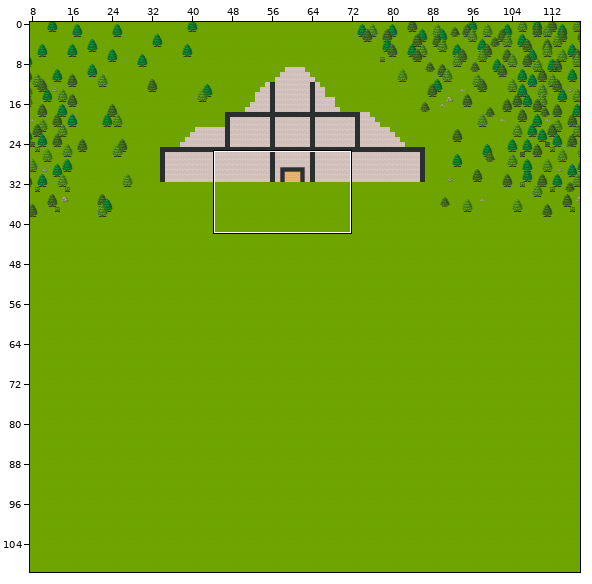
Tiled map (JSON): danone-flat.tmj. Above, an overview of the earlier version with the close-up marked.
Close-up. Before:
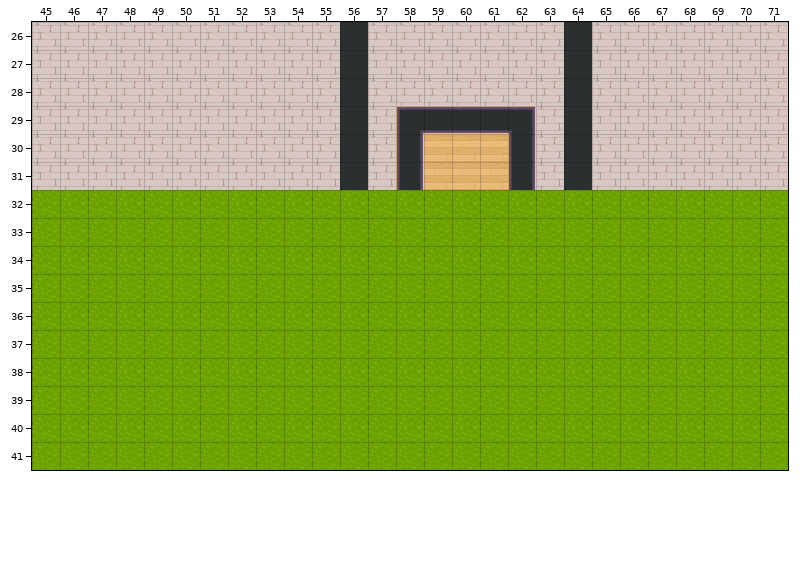
Cells are 32x32 px. Shown: x 45..71, y 26..41. The commit also changed other parts of the map, which this record leaves out. Not drawn, because the pictures are missing: unchanged layers "Above/above4", "Above/above5", "Ground/street", "Wall/Building", "Wall/Window".
After:
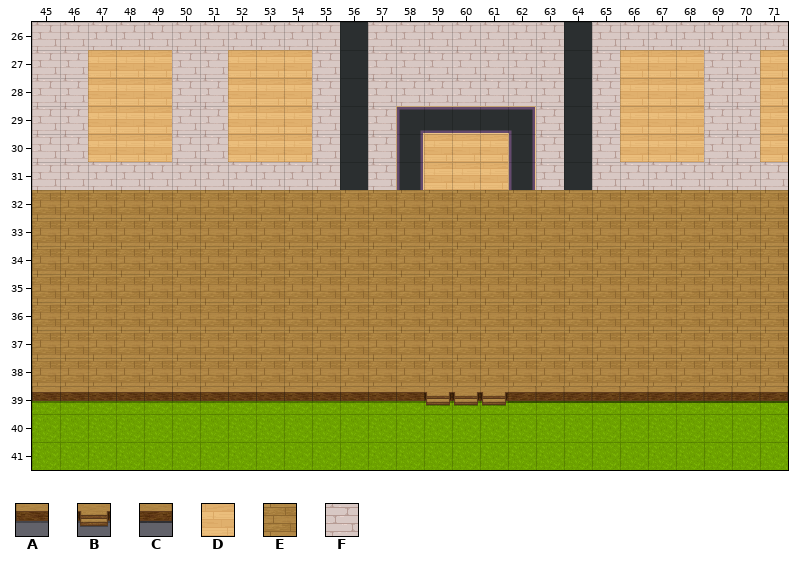
Key: from "Furniture1": A 112, B 113, C 114; from "builder": D 170, E 375, F 393.
_ is an empty cell, . an unchanged one.
From old to new:
--- layer "Ground/Up Ground"
@@ x 45..71 @@
-32 ___________________________
-33 ___________________________
-34 ___________________________
-35 ___________________________
-36 ___________________________
-37 ___________________________
-38 ___________________________
-39 ___________________________
+32 EEEEEEEEEEEEEEEEEEEEEEEEEEE
+33 EEEEEEEEEEEEEEEEEEEEEEEEEEE
+34 EEEEEEEEEEEEEEEEEEEEEEEEEEE
+35 EEEEEEEEEEEEEEEEEEEEEEEEEEE
+36 EEEEEEEEEEEEEEEEEEEEEEEEEEE
+37 EEEEEEEEEEEEEEEEEEEEEEEEEEE
+38 EEEEEEEEEEEEEEEEEEEEEEEEEEE
+39 AAAAAAAAAAAAAABBBCCCCCCCCCC
--- layer "Wall/Wall"
@@ x 47..71 @@
-27 FFF..FFF...........FFF..F
-28 FFF..FFF...........FFF..F
-29 FFF..FFF...........FFF..F
-30 FFF..FFF...........FFF..F
+27 DDD..DDD...........DDD..D
+28 DDD..DDD...........DDD..D
+29 DDD..DDD...........DDD..D
+30 DDD..DDD...........DDD..D
Boxes around the changes in both close-ups, in picture pixels (x1, y1, x2, y2):
changed: (88, 50, 172, 162)
changed: (228, 50, 312, 162)
changed: (620, 50, 704, 162)
changed: (760, 50, 788, 162)
added: (32, 190, 788, 406)
